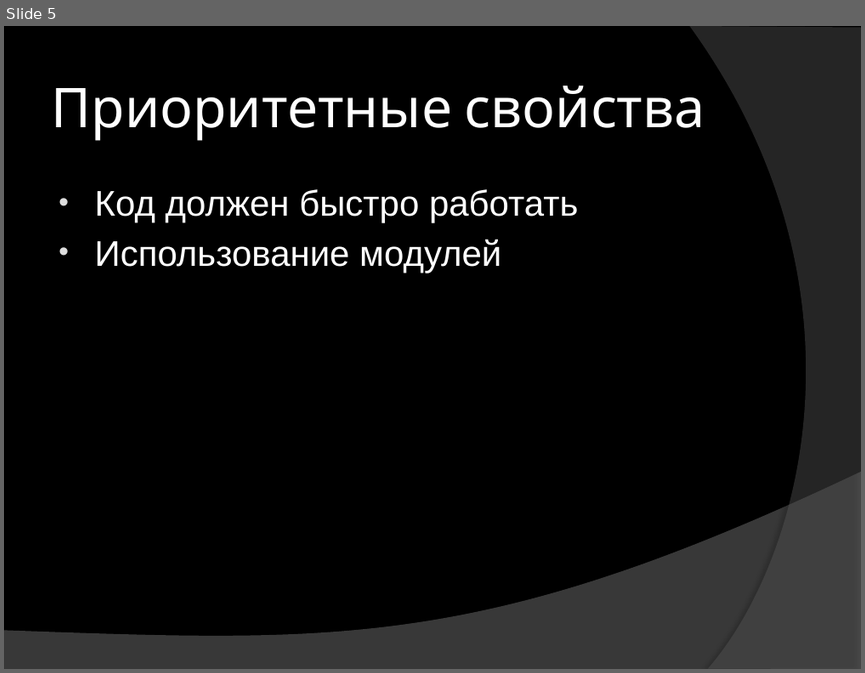
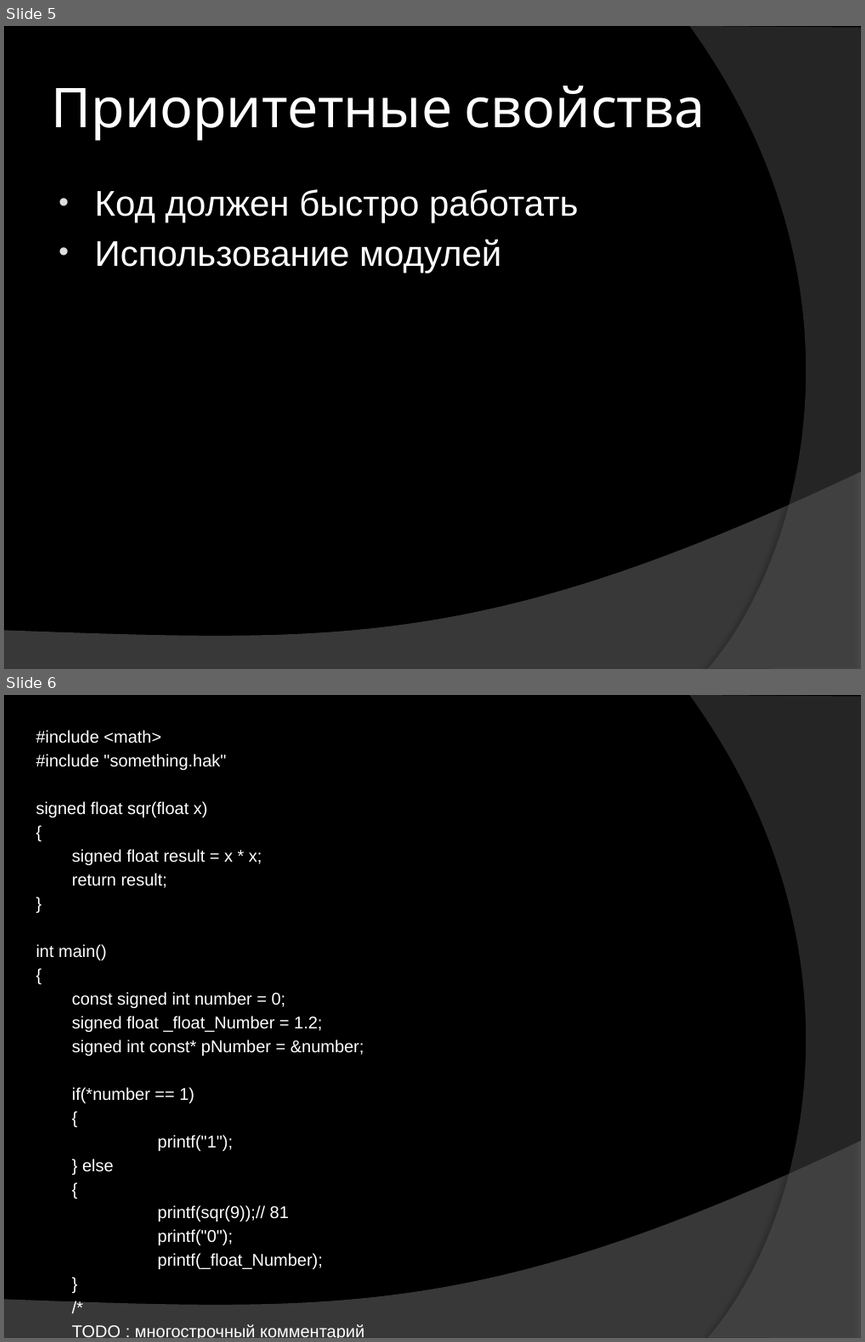
Before and after one commit to 7kia/AK, a slide deck: Язык программирования «АК».pptx. Shown one above the other, each under a label of ours: slide 5 before the commit, slides 5 and 6 after it. The pictures are 865x673 and 865x1342 pixels, drawn with LibreOffice and Linux fonts; fonts in the diff are those of the drawing. Boxes give left, top, right and bottom in pixels: in the first picture for what was removed or moved away, otherwise in the second. Text is boxed around its words. In the diff, an @@ line names an element or a change of style, - is before the commit and + after.

```diff
--- a/Язык программирования «АК».pptx
+++ b/Язык программирования «АК».pptx
@@ slide 6 added at (x1=4, y1=695, x2=861, y2=1338), background #000000; not listed: 2 template elements that a slide beside it also shows @@
@@ text added at (x1=36, y1=730, x2=364, y2=1269), 14.2 pt, text #FFFFFF @@
+#include <math>
+#include "something.hak"
+signed float sqr(float x)
+{
+signed float result = x * x;
+return result;
+}
+int main()
+{
+const signed int number = 0;
+signed float _float_Number = 1.2;
+signed int const* pNumber = &number;
+if(*number == 1)
+{
+printf("1");
+} else
+{
+printf(sqr(9));// 81
+printf("0");
+printf(_float_Number);
+}
+/*
+TODO : многострочный комментарий
+*/
+}
```
Also in this commit, not shown: 3 other files.
